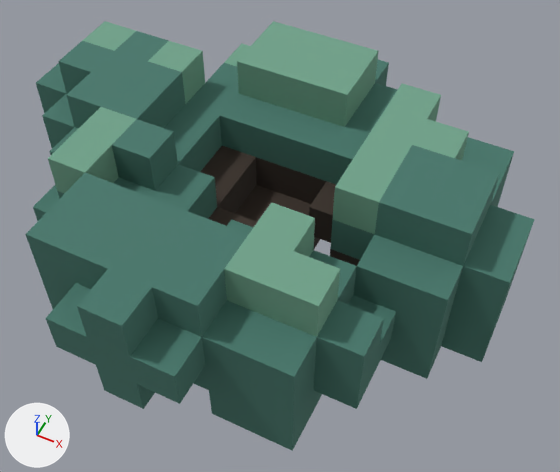
Before and after pictures for a commit that changed the glTF model assets/packs/temperate_forest_v1/environment/benchmark_v2/dense_bush_v2_species2_far.glb.
Before and after are seen from a 50 mm lens placed at (1.55, -3.01, 3.9), pointed at (0.14, -0.17, 0.36). The lights are fixed; the arrows at lower left show +X, +Y and +Z. The first picture is the older version. Vertices at exactly the same position are counted once.

The first picture shows 'dense_bush_v2_species2_far'.
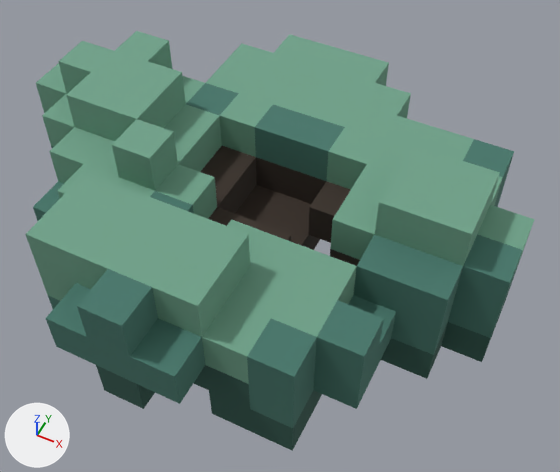
Location of each change, (x1, y1, x2, y2) in pixels of the pictures (560 x 472 px; the box of a moved part takes in the faces that stretch with it):
'dense_bush_v2_species2_far', reshaped: before (25, 21, 534, 451); after (25, 31, 534, 451)
part 1 of me_dense_bush_v2_species2_far, moved or reshaped: before (33, 21, 534, 428); after (33, 34, 534, 428)
part 2 of me_dense_bush_v2_species2_far, surface changed (lighter): (25, 31, 503, 451) in both

What changed in the scene script:
```text
Change me_dense_bush_v2_species2_far:
    used by ob_dense_bush_v2_species2_far; location = (0.0, 0.0, 0.0)
    remove me_dense_bush_v2_species2_far.from_pydata(...)  # 273 vertices, 448 faces; spans x -1.75..1.5, y -1.5..1.25, z 0.0..1.0
    add me_dense_bush_v2_species2_far.from_pydata(...)  # 293 vertices, 494 faces; spans x -1.75..1.5, y -1.5..1.25, z 0.0..1.0
    me_dense_bush_v2_species2_far part 1
    35 vertices are removed from x -1.5..1.25, y -1.25..1.0, z 0.0..1.0
    176 faces are deleted
    1 vertex moves from x -1.5, y 0.5, z 1.0 to x -1.25, y 0.25, z 0.75
    4 vertices are added at (-1.0, 0.5, 0.0), (-1.0, 0.25, 0.0), (-1.0, 0.5, 0.25), (0.5, -1.25, 0.25)
    18 new vertices lie (0.0, 0.0, -0.25) away from vertices in x -1.75..1.5, y -1.25..1.25, z 0.25..1.0
    14 new vertices lie (0.25, 0.0, 0.0) away from vertices in x -1.5..0.75, y -1.25..1.25, z 0.0..0.75
    13 new vertices lie (0.0, 0.25, 0.0) away from vertices in x -1.5..1.5, y -1.25..0.5, z 0.0..0.75
    6 new vertices lie (0.0, 0.0, 0.25) away from vertices in x -0.75..1.5, y -0.25..1.25, z 0.0
    222 new faces join them
    me_dense_bush_v2_species2_far part 2: 130 kept faces spanning x -1.75..1.5, y -1.5..1.0, z 0.0..1.0 get new texture (UV) coordinates
```
